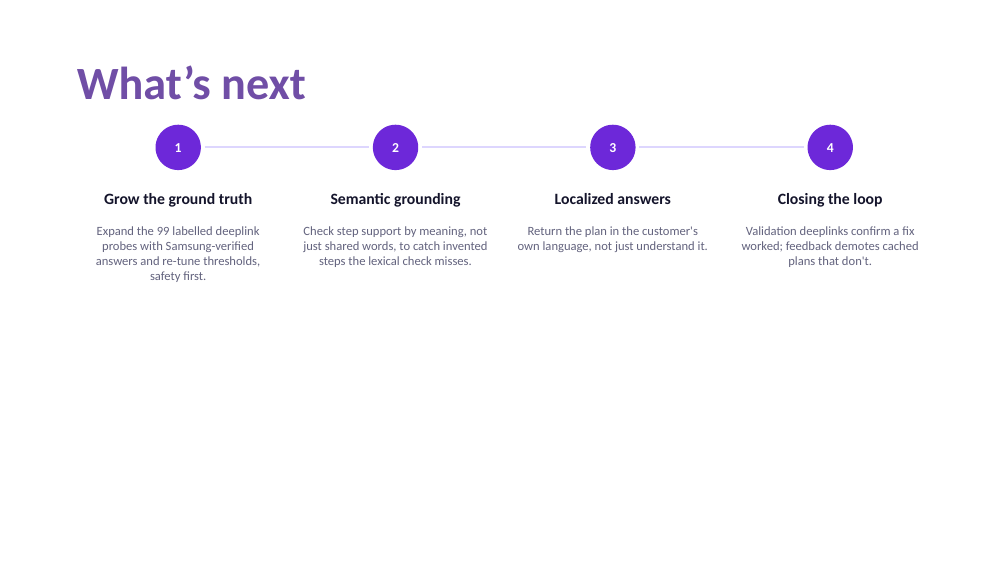
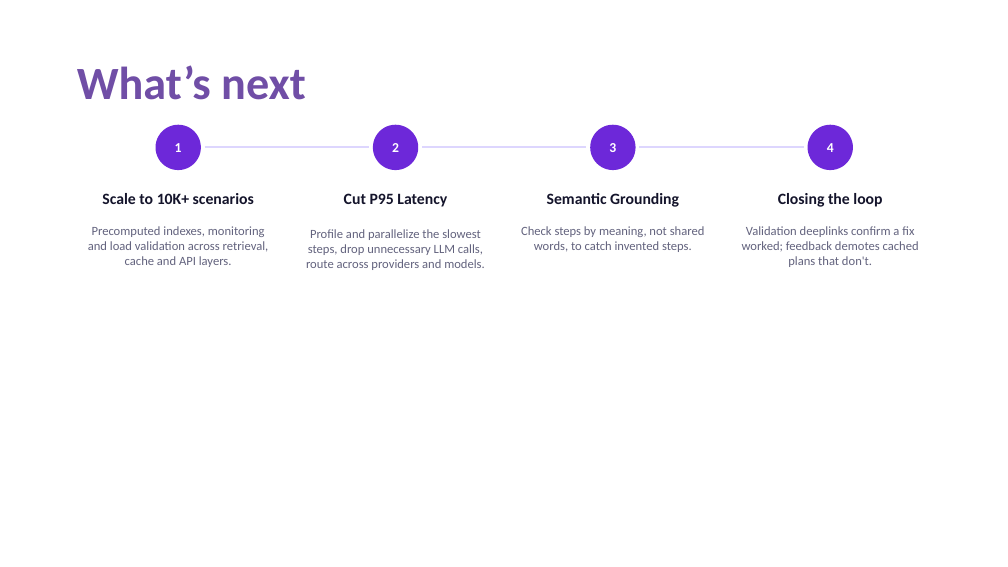
Before and after one commit to Aaryaman-147/prism-troubleshoot, a slide deck: slide 9 of submission/Thapar_Order66_Submission.pptx. Drawn at 1008x567 pixels with LibreOffice and Linux fonts; fonts in the diff are those of the drawing. Boxes give left, top, right and bottom in pixels: in the first picture for what was removed or moved away, otherwise in the second. Text is boxed around its words. In the diff, an @@ line names an element or a change of style, - is before the commit and + after.

```diff
--- a/submission/Thapar_Order66_Submission.pptx
+++ b/submission/Thapar_Order66_Submission.pptx
@@ text at <box>102,193,254,204</box>: text changed @@
-Grow the ground truth
+Scale to 10K+ scenarios
@@ text added at <box>344,193,447,207</box>, 15 pt, text #14142B, bold @@
+Cut P95 Latency
@@ text at <box>547,193,679,207</box>: text changed @@
-Semantic grounding
+Semantic Grounding
@@ text removed at <box>555,193,671,204</box> @@
-Localized answers
@@ text at <box>88,226,269,267</box>: text changed @@
-Expand the 99 labelled deeplink probes with Samsung-verified answers and re-tune thresholds, safety first.
+Precomputed indexes, monitoring and load validation across retrieval, cache and API layers.
@@ text at <box>306,229,485,270</box>: text changed @@
-Check step support by meaning, not just shared words, to catch invented steps the lexical check misses.
+Profile and parallelize the slowest steps, drop unnecessary LLM calls, route across providers and models.
@@ text at <box>521,226,705,252</box>: text changed @@
-Return the plan in the customer's own language, not just understand it.
+Check steps by meaning, not shared words, to catch invented steps.
```
